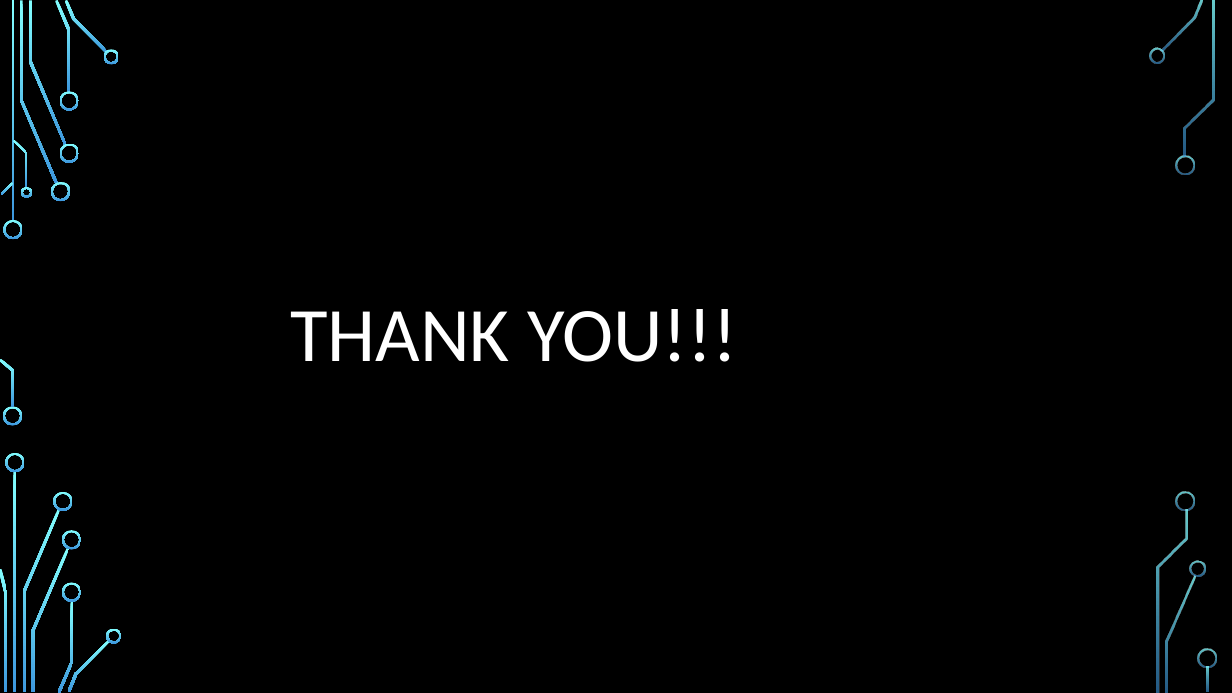
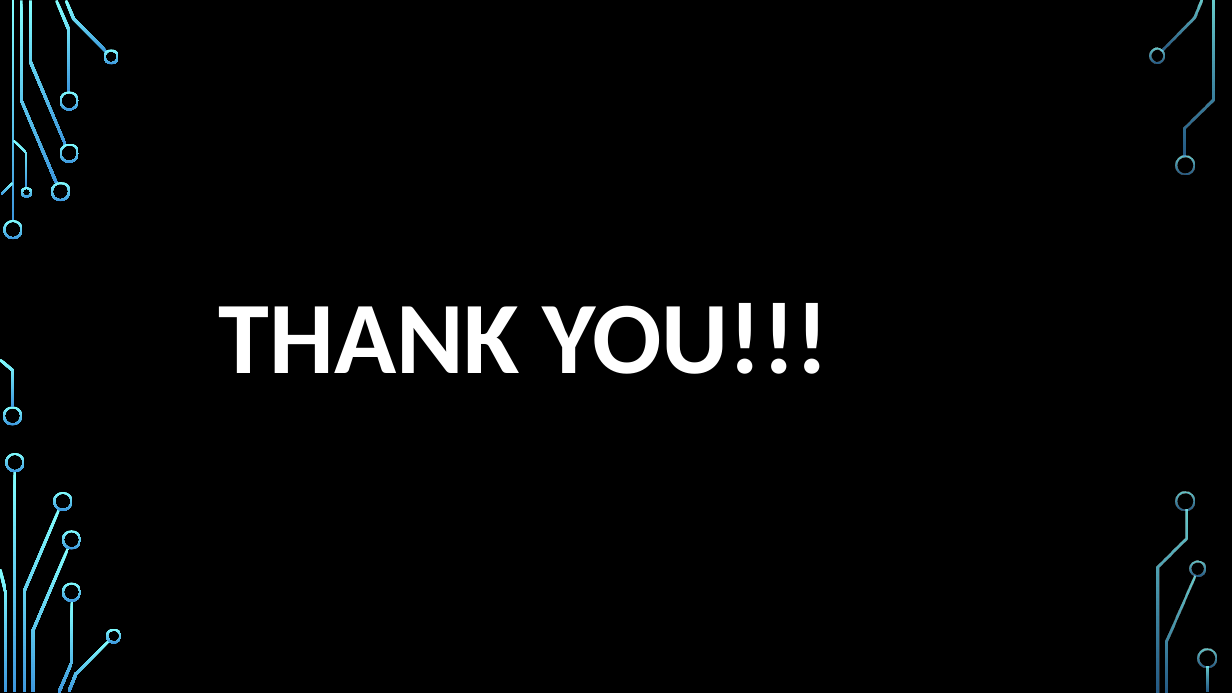
Before and after one commit to HaotianYu123/HaotianYu123.github.io, a slide deck: slide 23 of FP.pptx. Drawn at 1232x693 pixels with LibreOffice and Linux fonts; fonts in the diff are those of the drawing; background and template pictures are left out. Boxes give left, top, right and bottom in pixels: in the first picture for what was removed or moved away, otherwise in the second. Text is boxed around its words. In the diff, an @@ line names an element or a change of style, - is before the commit and + after.

```diff
--- a/FP.pptx
+++ b/FP.pptx
@@ text "THANK YOU!!!": place and size @@
-text "THANK YOU!!!" at (290, 309, 737, 362)
+text "THANK YOU!!!" at (219, 303, 829, 374)
@@ text "THANK YOU!!!" at (219, 303, 829, 374): size 60 to 80 pt, bold on @@
```
Also in this commit, not shown: 1 slide added, 1 slide removed, 1 other file.
